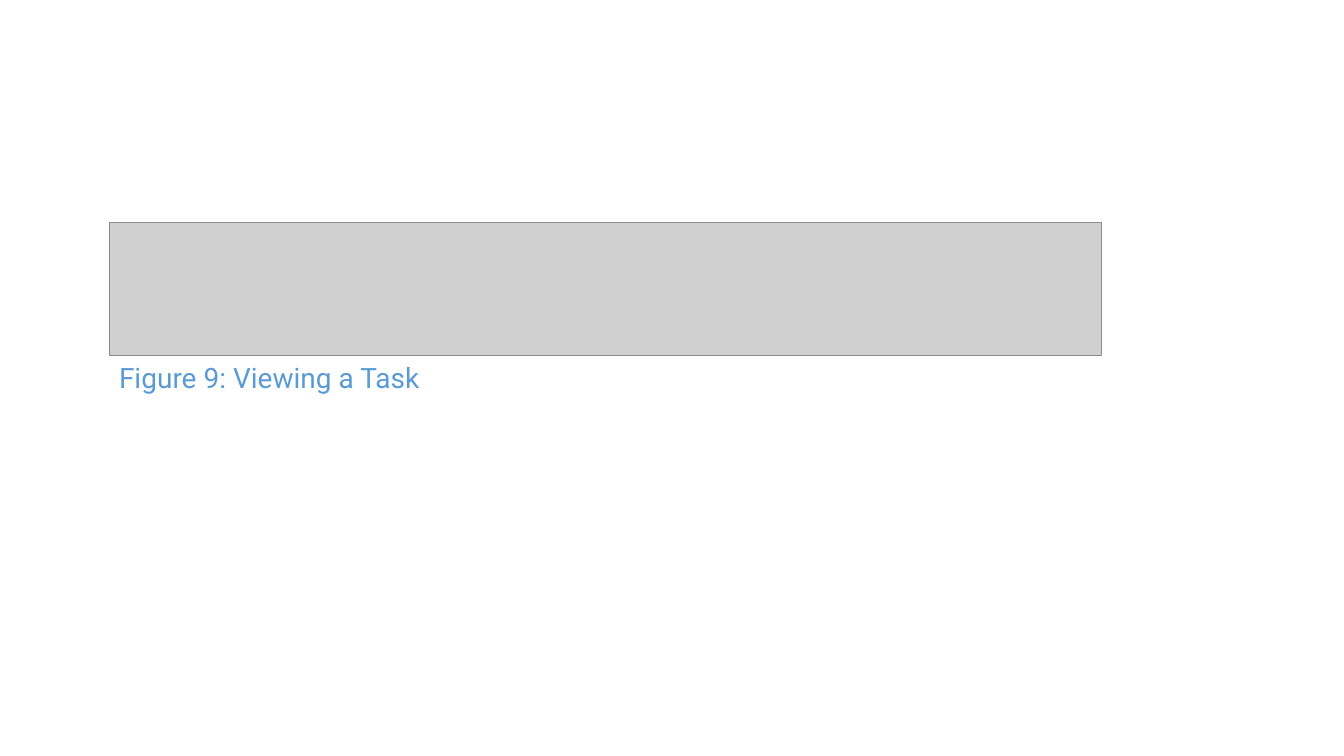
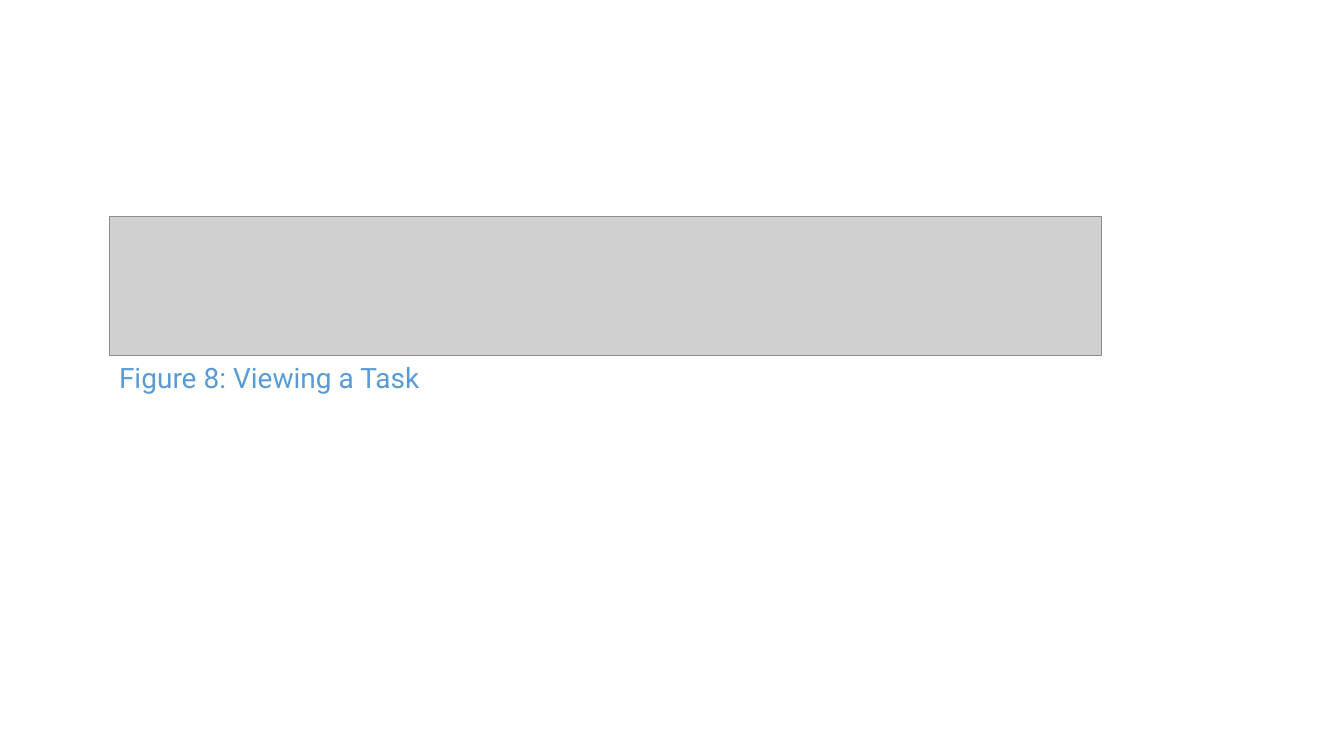
Before and after one commit to CS2103AUG2016-W11-C1/main, a slide deck: slide 8 of doc/UserGuide.pptx (slide 9 before the commit). Drawn at 1344x756 pixels with LibreOffice and Linux fonts; fonts in the diff are those of the drawing; grey boxes stand for pictures. Boxes give left, top, right and bottom in pixels: in the first picture for what was removed or moved away, otherwise in the second. Text is boxed around its words. In the diff, an @@ line names an element or a change of style, - is before the commit and + after.

```diff
--- a/doc/UserGuide.pptx
+++ b/doc/UserGuide.pptx
@@ picture: place and size @@
-picture at (109,223,1101,355)
+picture at (109,217,1101,356)
@@ text at (119,367,419,394): text changed @@
-Figure 9: Viewing a Task
+Figure 8: Viewing a Task
```
Also in this commit, not shown: 7 other slides changed, 1 slide removed, 15 other files.
